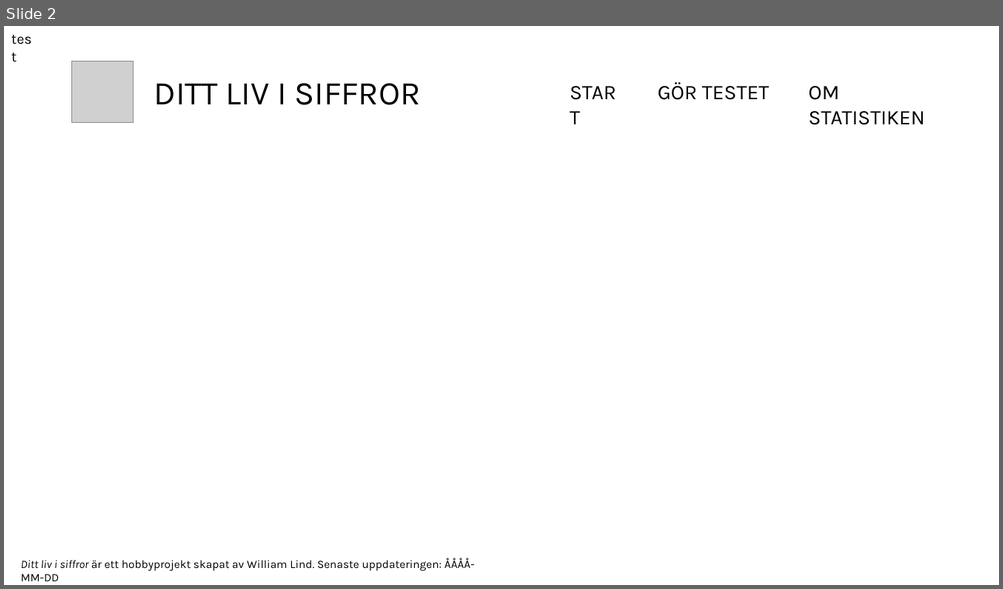
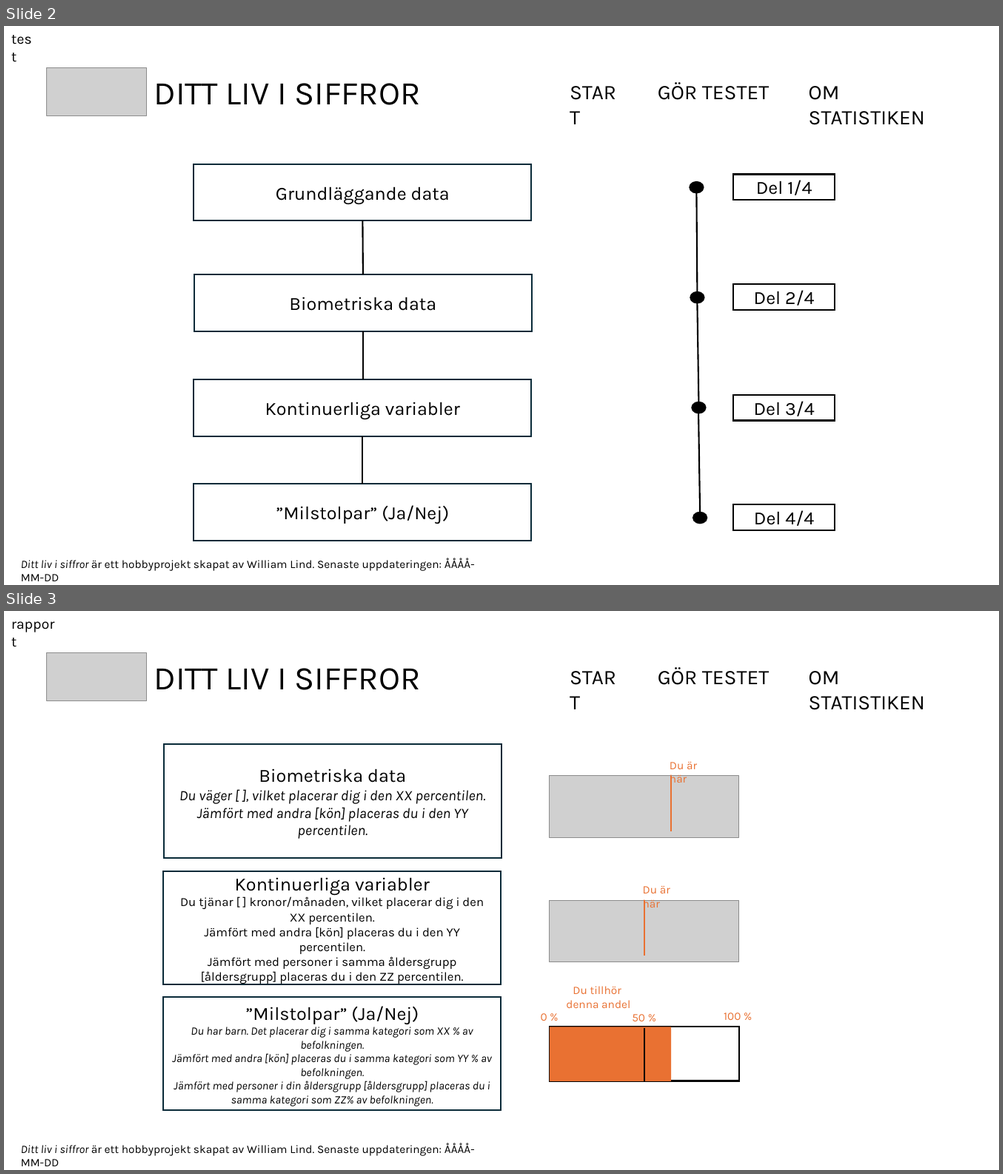
Before and after one commit to lindw3/sverige-i-siffror, a slide deck: övrigt/Hemsideskiss.pptx. Shown one above the other, each under a label of ours: slide 2 before the commit, slides 2 and 3 after it. The pictures are 1003x589 and 1003x1174 pixels, drawn with LibreOffice and Linux fonts; fonts in the diff are those of the drawing; grey boxes stand for pictures. Boxes give left, top, right and bottom in pixels: in the first picture for what was removed or moved away, otherwise in the second. Text is boxed around its words. In the diff, an @@ line names an element or a change of style, - is before the commit and + after.

Commit message:
Uppdatering

```diff
--- a/övrigt/Hemsideskiss.pptx
+++ b/övrigt/Hemsideskiss.pptx
@@ slide 3 added at (4,611,999,1170), background #FFFFFF @@
@@ text added at (4,611,65,636), 14 pt, text #000000 @@
+rapport
@@ picture added at (46,652,147,701) @@
@@ text added at (153,668,420,690), 32 pt, text #000000 @@
+DITT LIV I SIFFROR
@@ text added at (562,661,633,693), 20 pt, text #000000 @@
+START
@@ text added at (657,667,769,685), 20 pt, text #000000 @@
+GÖR TESTET
@@ text added at (808,671,925,710), 20 pt, text #000000 @@
+OM STATISTIKEN
@@ rectangle added at (164,744,501,858), fill #FFFFFF, outline #092A39 1.5 pt, 14 pt, text #000000, italic @@
+Biometriska data
+Du väger [ ], vilket placerar dig i den XX percentilen.
+Jämfört med andra [kön] placeras du i den YY percentilen.
@@ text added at (669,761,697,786), 11 pt, text #E97132 @@
+Du är här
@@ picture added at (549,776,739,838) @@
@@ line added from (671, 776) to (671, 832), #E97132 1.5 pt @@
@@ rectangle added at (164,871,501,985), fill #FFFFFF, outline #092A39 1.5 pt, 12 pt, text #000000 @@
+Kontinuerliga variabler
+Du tjänar [ ] kronor/månaden, vilket placerar dig i den XX percentilen.
+Jämfört med andra [kön] placeras du i den YY percentilen.
+Jämfört med personer i samma åldersgrupp [åldersgrupp] placeras du i den ZZ percentilen.
@@ text added at (643,886,670,911), 11 pt, text #E97132 @@
+Du är här
@@ picture added at (549,900,739,963) @@
@@ line added from (644, 900) to (644, 957), #E97132 1.5 pt @@
@@ text added at (566,986,630,1008), 11 pt, text #E97132 @@
+Du tillhör
+denna andel
@@ rectangle added at (164,997,501,1111), fill #FFFFFF, outline #092A39 1.5 pt, 11 pt, text #000000, italic @@
+”Milstolpar” (Ja/Nej)
+Du har barn. Det placerar dig i samma kategori som XX % av befolkningen.
+Jämfört med andra [kön] placeras du i samma kategori som YY % av befolkningen.
+Jämfört med personer i din åldersgrupp [åldersgrupp] placeras du i samma kategori som ZZ% av befolkningen.
@@ text added at (540,1014,547,1021), 11 pt, text #E97132 @@
+0 %
@@ rectangle added at (549,1028,739,1082), fill #FFFFFF, outline #000000 1.5 pt @@
@@ rectangle added at (549,1028,671,1082), fill #E97132 @@
@@ text added at (632,1014,645,1022), 11 pt, text #E97132 @@
+50 %
@@ line added from (644, 1028) to (644, 1081), #000000 1.5 pt @@
@@ text added at (723,1013,740,1020), 11 pt, text #E97132 @@
+100 %
@@ text added at (21,1143,475,1167), 11 pt, text #000000 @@
+Ditt liv i siffror är ett hobbyprojekt skapat av William Lind. Senaste uppdateringen: ÅÅÅÅ-MM-DD
@@ slide 2 changed as well @@
@@ picture: place and size @@
-picture at (72,61,134,123)
+picture at (46,67,147,116)
@@ group added at (193,164,532,541): 4 rectangles, 3 lines @@
+Grundläggande data
+Biometriska data
+Kontinuerliga variabler
+”Milstolpar” (Ja/Nej)
@@ group added at (690,175,834,531): 4 ellipses, 4 rectangles, 3 lines @@
+Del 1/4
+Del 2/4
+Del 3/4
+Del 4/4
```
Also in this commit, not shown: 2 other slides changed, 5 other files.
